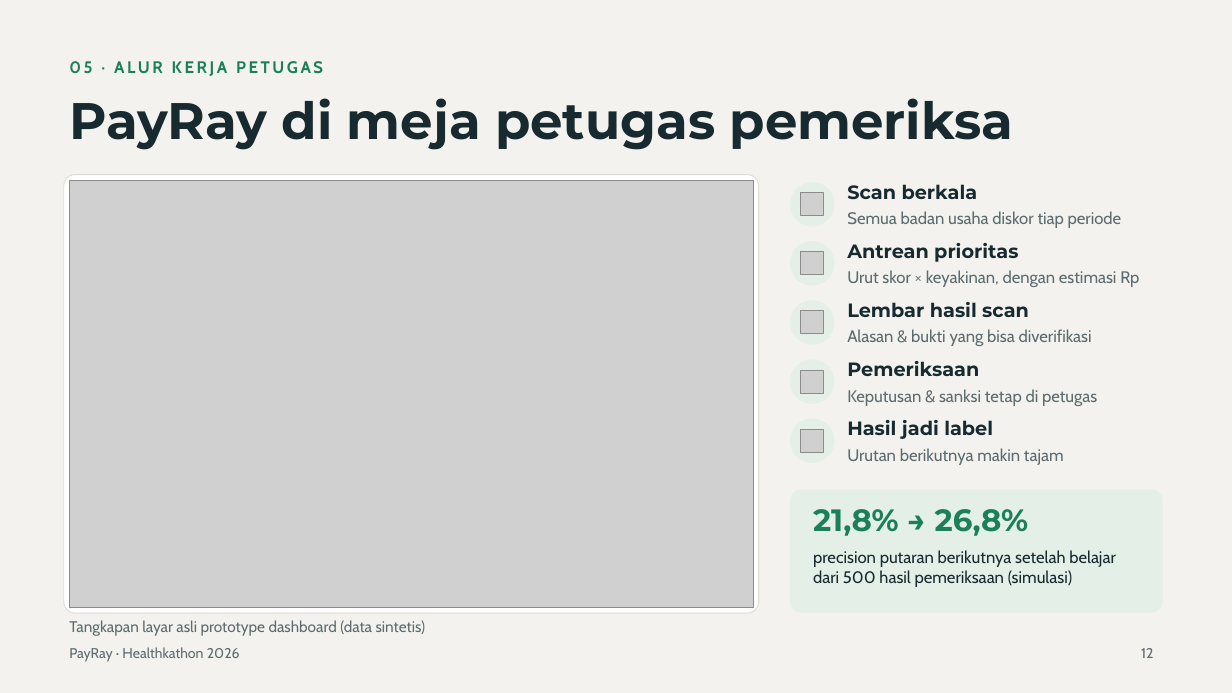
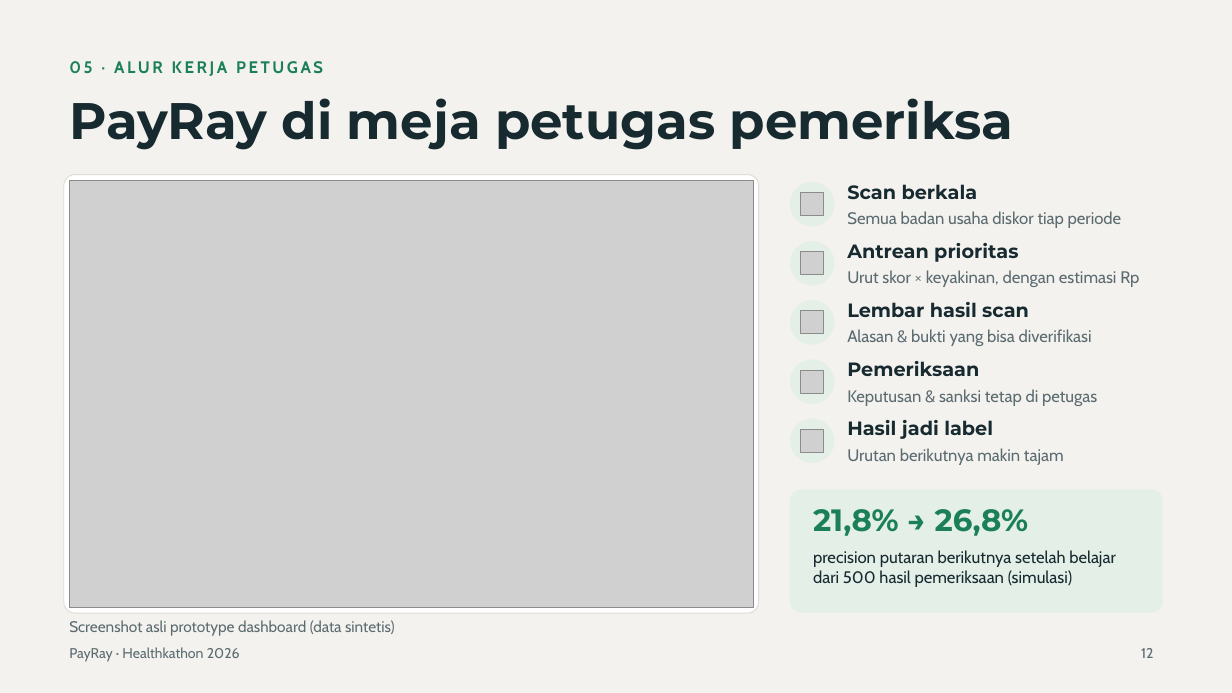
Before and after one commit to karuqii9704/healthkathon-bpjs, a slide deck: slide 12 of docs/deck/PayRay_Healthkathon2026_revisi.pptx. Drawn at 1232x693 pixels with LibreOffice and Linux fonts; fonts in the diff are those of the drawing; grey boxes stand for pictures. Boxes give left, top, right and bottom in pixels: in the first picture for what was removed or moved away, otherwise in the second. Text is boxed around its words. In the diff, an @@ line names an element or a change of style, - is before the commit and + after.

```diff
--- a/docs/deck/PayRay_Healthkathon2026_revisi.pptx
+++ b/docs/deck/PayRay_Healthkathon2026_revisi.pptx
@@ text at [69, 620, 395, 636]: text changed @@
-Tangkapan layar asli prototype dashboard (data sintetis)
+Screenshot asli prototype dashboard (data sintetis)
```
Also in this commit, not shown: 4 other slides changed, 5 other files.
